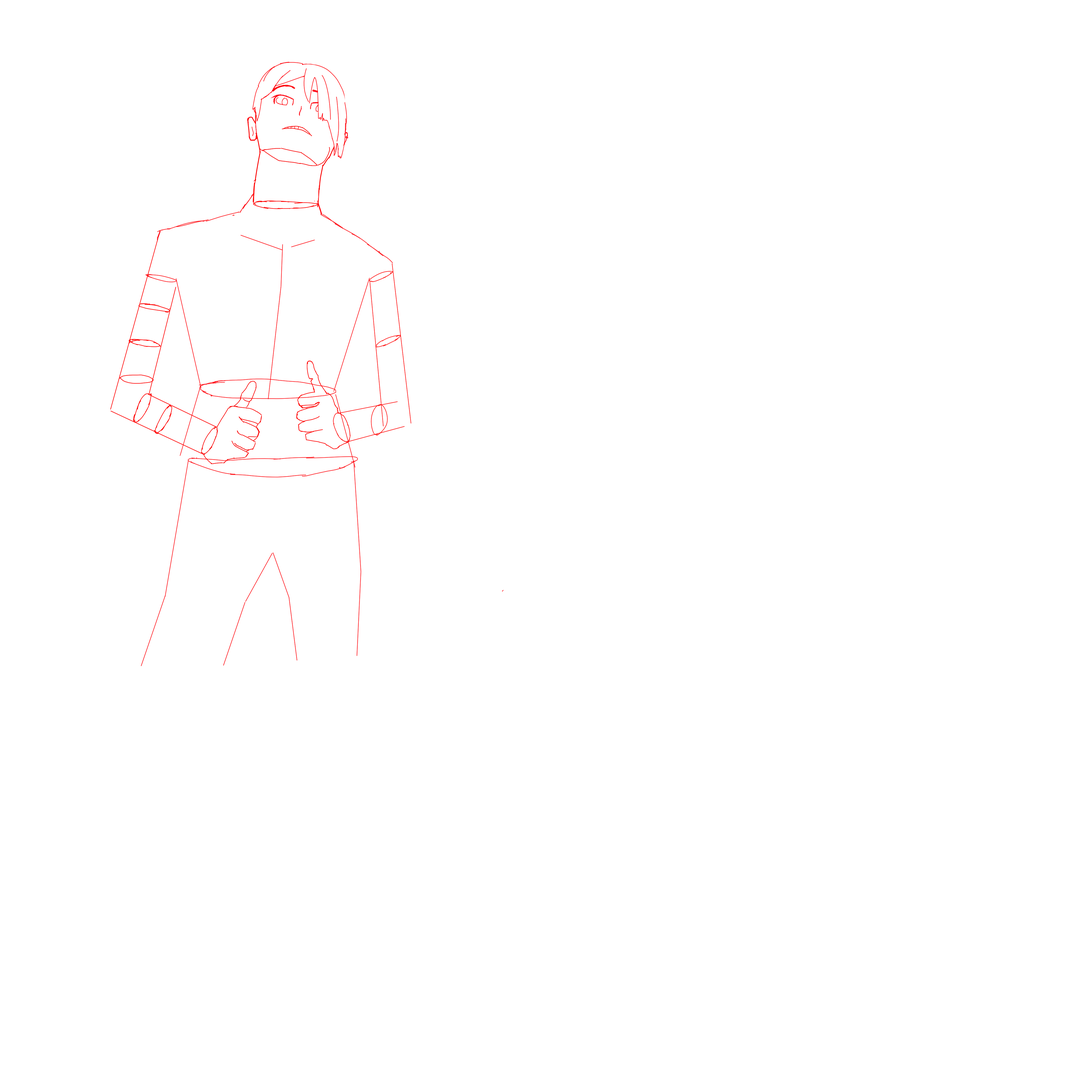
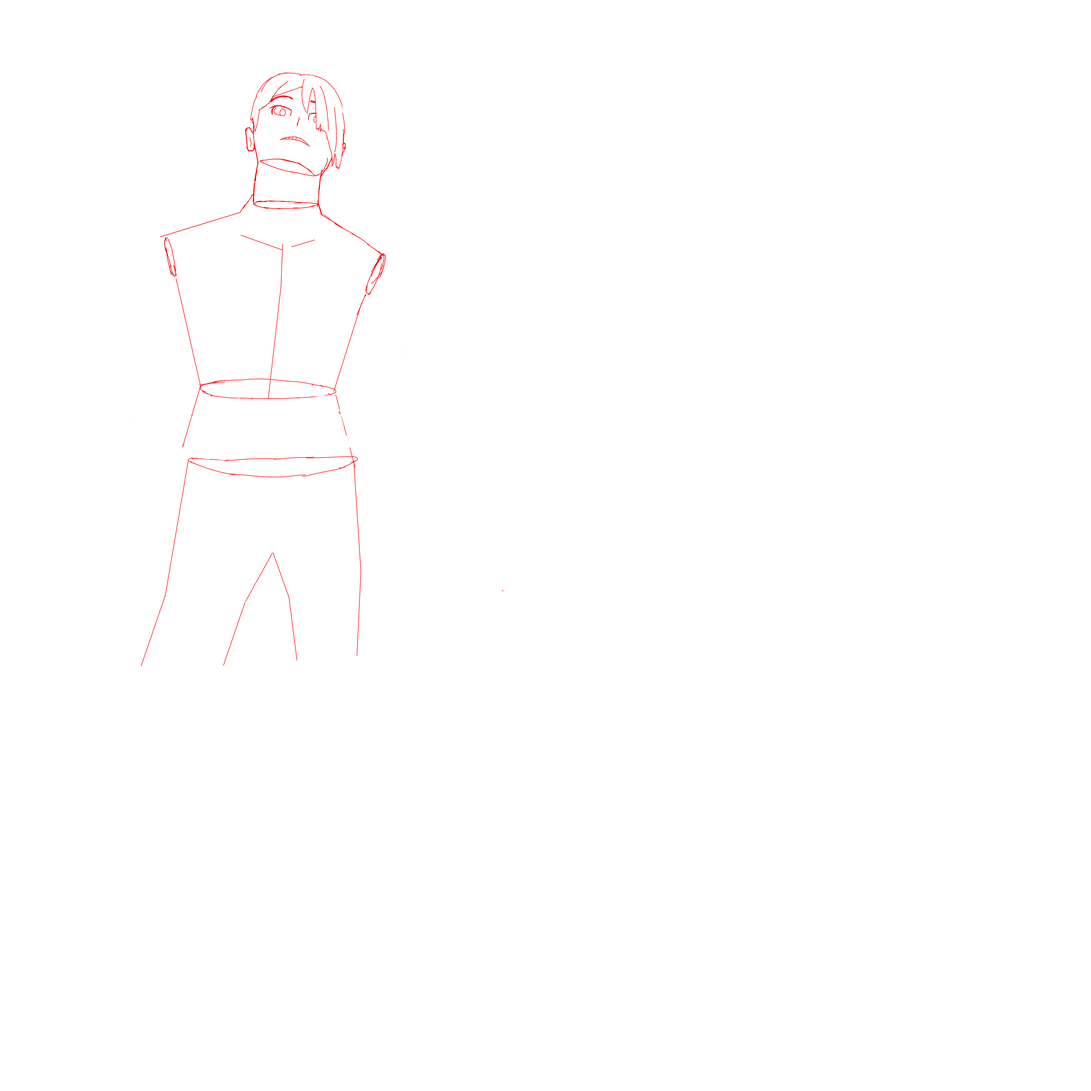
Layer changes from the first 1091x1091 image to the second:
painted on "sketch hidden" over box(109, 61, 412, 469)
